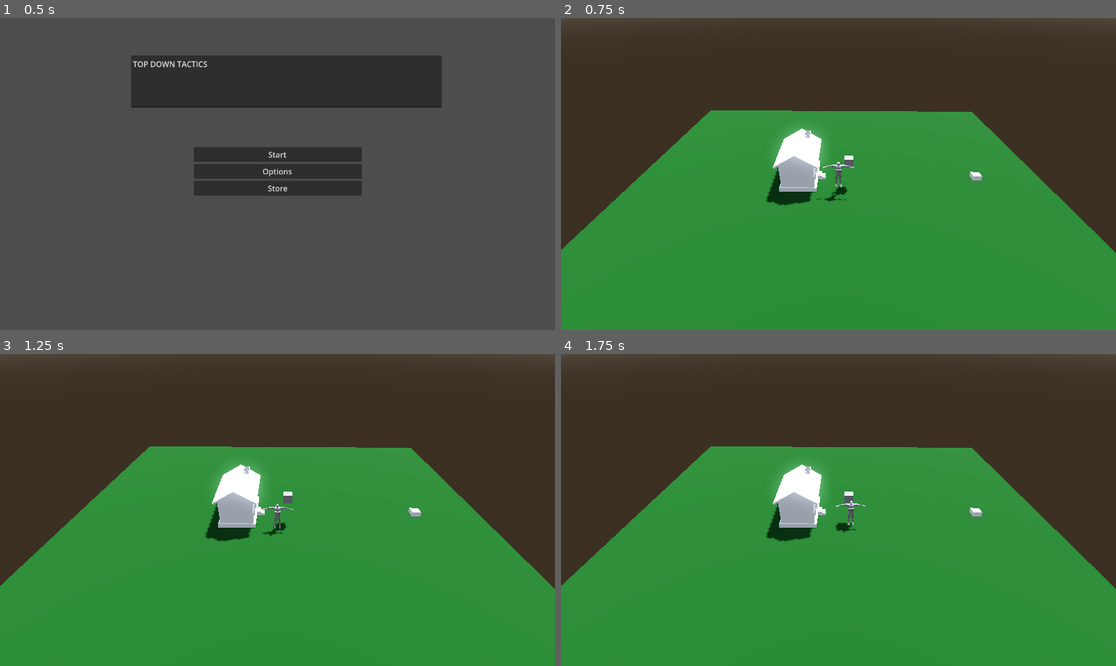
Above: before the commit, frames 1-4 (two rows, left to right).
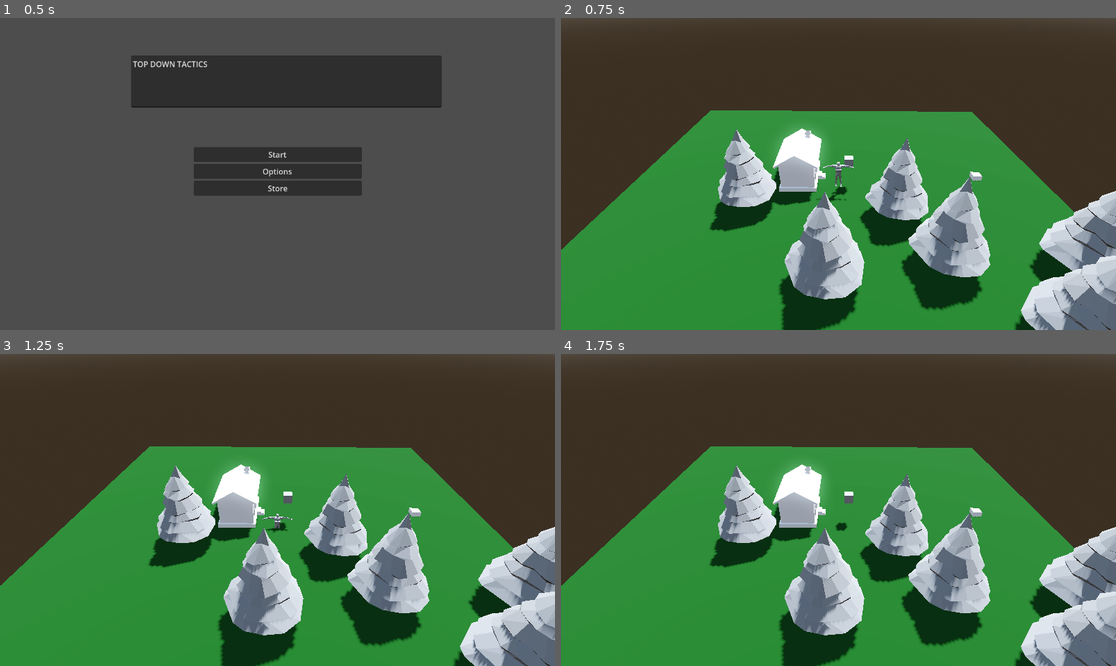
Above: after the commit, the same moments.

Repository: SonnieBays/Digi-game-thingiabob
Game: Godot game, scene res://menu.tscn
Same seed, same stepped clock (60 frames per second), same inputs: the game is played once before the commit and once after it.
Inputs (mouse positions are in pixels of both pictures, inside the frame that each line leads up to):
- Up to frame 1 (0.5 s): no input
- Up to frame 2 (0.75 s): click "Start" at 0.5 s
- Up to frame 3 (1.25 s): no input
- Up to frame 4 (1.75 s): move the mouse to (960, 494) at 1.27 s; hold Right (ui_right) from 1.28 s (still down); click (960, 494) at 1.35 s

Frame 1 is identical in both runs. In frame 2, 19% of the frame differs, in the area x 26-100%, y 35-100%; in frame 3, 20%; in frame 4, 19%.

Commit message:
TREES!!!

Diff:
--- /dev/null
+++ b/hows.gd
@@ -0,0 +1,11 @@
+extends Node3D
+
+
+# Called when the node enters the scene tree for the first time.
+func _ready():
+	pass # Replace with function body.
+
+
+# Called every frame. 'delta' is the elapsed time since the previous frame.
+func _process(delta):
+	pass
--- a/project.godot
+++ b/project.godot
@@ -12,7 +12,7 @@
 
 config/name="Top down tactics"
 run/main_scene="res://menu.tscn"
-config/features=PackedStringArray("4.2", "Forward Plus")
+config/features=PackedStringArray("4.1", "Forward Plus")
 config/icon="res://icon.svg"
 
 [autoload]
--- a/world.tscn
+++ b/world.tscn
@@ -1,10 +1,11 @@
-[gd_scene load_steps=14 format=3 uid="uid://hdk311i8xp5e"]
+[gd_scene load_steps=15 format=3 uid="uid://hdk311i8xp5e"]
 
 [ext_resource type="Script" path="res://world.gd" id="1_h4i3v"]
 [ext_resource type="Script" path="res://PlayerManager.gd" id="1_t54i8"]
 [ext_resource type="ArrayMesh" uid="uid://drx4rhpmwpjaq" path="res://head.obj" id="3_j62w7"]
 [ext_resource type="ArrayMesh" uid="uid://3aaq5s3eucwf" path="res://person assembled headless.obj" id="4_ack3d"]
 [ext_resource type="PackedScene" uid="uid://qwmqiygehbj4" path="res://hows.glb" id="4_n8i8h"]
+[ext_resource type="ArrayMesh" uid="uid://dcjhcbu2ekpv1" path="res://dist/obj_mtl/tree-pyramidal.obj" id="5_0s2yh"]
 
 [sub_resource type="ProceduralSkyMaterial" id="ProceduralSkyMaterial_mjs4l"]
 sky_horizon_color = Color(0.64625, 0.65575, 0.67075, 1)
@@ -62,12 +63,16 @@
 mesh = SubResource("PlaneMesh_1uc5o")
 
 [node name="CollisionShape3D" type="CollisionShape3D" parent="NavigationRegion3D/Terrain"]
-shape = SubResource("ConcavePolygonShape3D_uq0k8")
+transform = Transform3D(1, 0, 0, 0, 1, 0, 0, 0, 1, 0, -0.105893, 0)
 
 [node name="Player" type="CharacterBody3D" parent="." node_paths=PackedStringArray("camera", "navigation_agent")]
 script = ExtResource("1_t54i8")
 camera = NodePath("../Camera3D")
 navigation_agent = NodePath("NavigationAgent3D")
+
+[node name="CollisionShape3D" type="CollisionShape3D" parent="Player"]
+transform = Transform3D(1, 0, 0, 0, 1, 0, 0, 0, 1, 2.08165e-12, -2.39652, -1)
+shape = SubResource("ConcavePolygonShape3D_uq0k8")
 
 [node name="Head" type="MeshInstance3D" parent="Player"]
 transform = Transform3D(0.996151, 0, 0, 0, 0.996151, 0, 0, 0, 0.996151, -0.00475407, 0.172962, 0.00262618)
@@ -77,11 +82,63 @@
 transform = Transform3D(1, 0, 0, 0, 1, 0, 0, 0, 1, -0.00475407, 0.290716, 0.00291991)
 mesh = ExtResource("4_ack3d")
 
-[node name="CollisionShape3D" type="CollisionShape3D" parent="Player"]
-transform = Transform3D(1, 0, 0, 0, 1, 0, 0, 0, 1, 0, -0.477491, 0)
+[node name="NavigationAgent3D" type="NavigationAgent3D" parent="Player"]
+
+[node name="CollisionShape3D5" type="CollisionShape3D" parent="."]
+transform = Transform3D(1, 0, 0, 0, 1, 0, 0, 0, 1, 18.9035, 7.19862, 12.3558)
 shape = SubResource("CapsuleShape3D_v07f2")
 
-[node name="NavigationAgent3D" type="NavigationAgent3D" parent="Player"]
+[node name="Tree-pyramidal" type="MeshInstance3D" parent="."]
+transform = Transform3D(1, 0, 0, 0, 1, 0, 0, 0, 1, 6.06384, -2.39652, 4.32862)
+mesh = ExtResource("5_0s2yh")
+
+[node name="CollisionShape3D2" type="CollisionShape3D" parent="Tree-pyramidal"]
+transform = Transform3D(1, 0, 0, 0, 1, 0, 0, 0, 1, -1.33797, 3.83806, -1.23967)
+shape = SubResource("CapsuleShape3D_v07f2")
+
+[node name="Tree-pyramidal2" type="MeshInstance3D" parent="."]
+transform = Transform3D(1, 0, 0, 0, 1, 0, 0, 0, 1, -9.59002, -2.4624, 2.62135)
+mesh = ExtResource("5_0s2yh")
+
+[node name="CollisionShape3D2" type="CollisionShape3D" parent="Tree-pyramidal2"]
+transform = Transform3D(1, 0, 0, 0, 1, 0, 0, 0, 1, 12.9779, 7.742, -0.772077)
+shape = SubResource("CapsuleShape3D_v07f2")
+
+[node name="Tree-pyramidal3" type="MeshInstance3D" parent="."]
+transform = Transform3D(1, 0, 0, 0, 1, 0, 0, 0, 1, -0.759365, -2.39652, 12.4635)
+mesh = ExtResource("5_0s2yh")
+
+[node name="CollisionShape3D3" type="CollisionShape3D" parent="Tree-pyramidal3"]
+transform = Transform3D(1, 0, 0, 0, 1, 0, 0, 0, 1, 10.2111, 5.75709, -6.28562)
+shape = SubResource("CapsuleShape3D_v07f2")
+
+[node name="Tree-pyramidal4" type="MeshInstance3D" parent="."]
+transform = Transform3D(1, 0, 0, 0, 1, 0, 0, 0, 1, 9.30491, -2.39652, 10.5302)
+mesh = ExtResource("5_0s2yh")
+
+[node name="CollisionShape3D4" type="CollisionShape3D" parent="Tree-pyramidal4"]
+transform = Transform3D(1, 0, 0, 0, 1, 0, 0, 0, 1, 4.8727, 7.67612, -1.26338)
+shape = SubResource("CapsuleShape3D_v07f2")
+
+[node name="Tree-pyramidal5" type="MeshInstance3D" parent="."]
+transform = Transform3D(1, 0, 0, 0, 1, 0, 0, 0, 1, 15.5248, -2.39652, 16.9764)
+mesh = ExtResource("5_0s2yh")
+
+[node name="CollisionShape3D" type="CollisionShape3D" parent="Tree-pyramidal5"]
+transform = Transform3D(1, 0, 0, 0, 1, 0, 0, 0, 1, 21.0943, 26.8664, 9.14349)
+shape = SubResource("CapsuleShape3D_v07f2")
+
+[node name="Tree-pyramidal6" type="MeshInstance3D" parent="."]
+transform = Transform3D(1, 0, 0, 0, 1, 0, 0, 0, 1, 20.0913, -2.39652, 10.9475)
+mesh = ExtResource("5_0s2yh")
+
+[node name="CollisionShape3D" type="CollisionShape3D" parent="Tree-pyramidal6"]
+transform = Transform3D(1, 0, 0, 0, 1, 0, 0, 0, 1, 8.26388, 13.4332, 7.58623)
+shape = SubResource("CapsuleShape3D_v07f2")
 
 [node name="hows" parent="." instance=ExtResource("4_n8i8h")]
 transform = Transform3D(1, 0, 0, 0, 1, 0, 0, 0, 1, -4.72587, -2.39652, -3.08895)
+
+[node name="CollisionShape3D" type="CollisionShape3D" parent="hows"]
+transform = Transform3D(1, 0, 0, 0, 1, 0, 0, 0, 1, 4.72587, 1.91903, 3.08895)
+shape = SubResource("CapsuleShape3D_v07f2")
Not shown: 1 places in menu.tscn that only renumber resources
